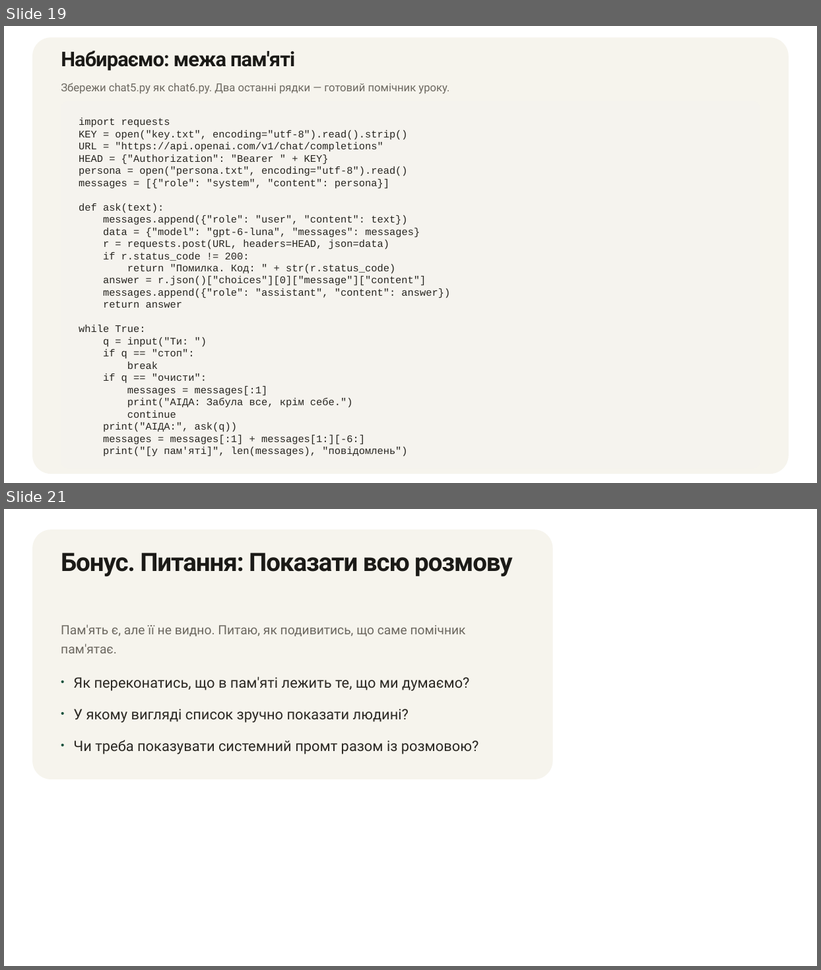
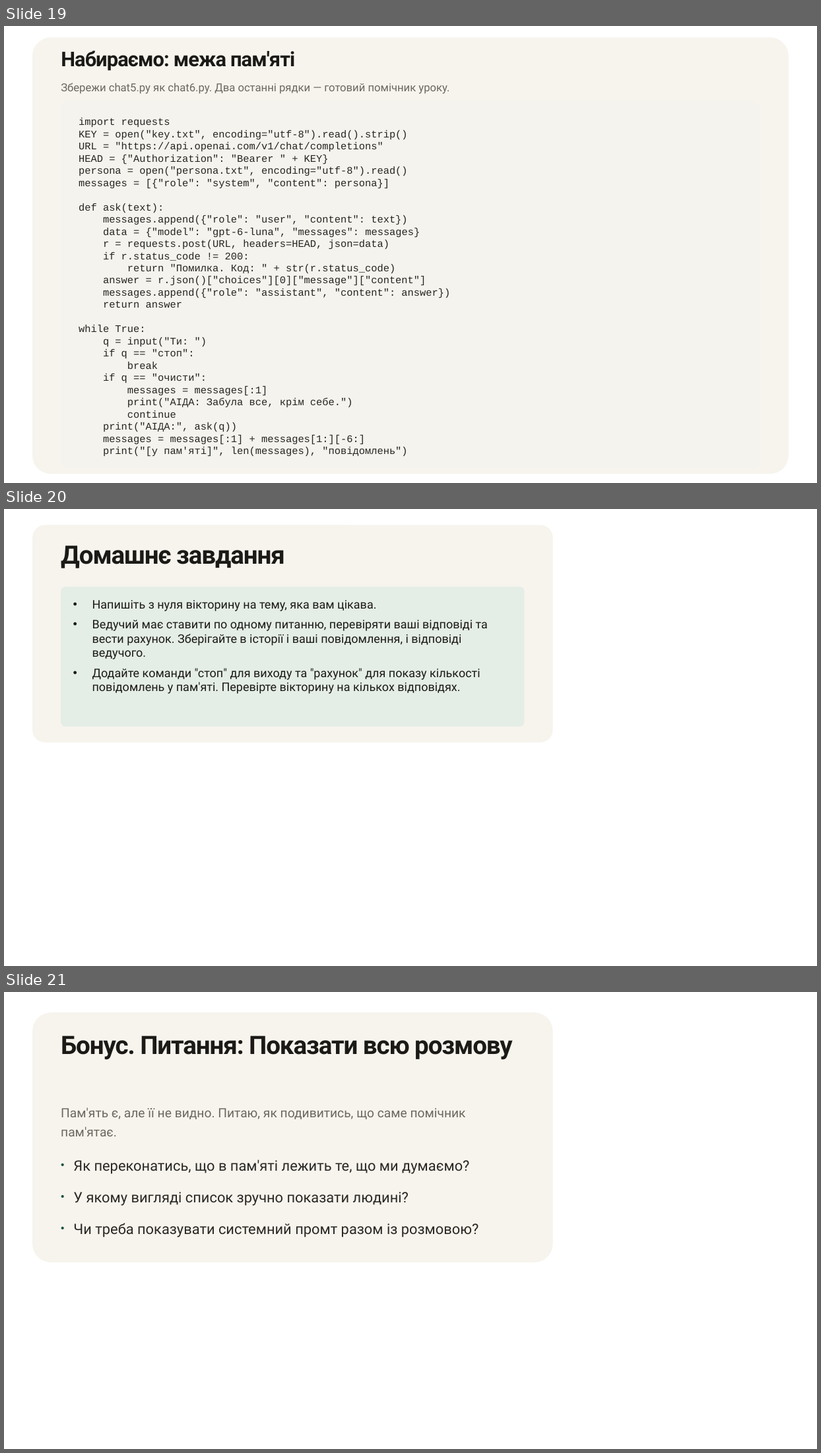
Before and after one commit to dmitriy-shtefan/ai-assistant-2026, a slide deck: заняття_5/Інтеграція_з_ChatGPT_API_Частина_2_розумний_асистент.pptx. Shown one above the other, each under a label of ours: slides 19 and 21 before the commit, slides 19, 20 and 21 after it; the slides between them are not shown. The pictures are 821x970 and 821x1453 pixels, drawn with LibreOffice and Linux fonts; fonts in the diff are those of the drawing; background and template pictures are left out. Boxes give left, top, right and bottom in pixels: in the first picture for what was removed or moved away, otherwise in the second. Text is boxed around its words. In the diff, an @@ line names an element or a change of style, - is before the commit and + after.

```diff
--- a/заняття_5/Інтеграція_з_ChatGPT_API_Частина_2_розумний_асистент.pptx
+++ b/заняття_5/Інтеграція_з_ChatGPT_API_Частина_2_розумний_асистент.pptx
@@ slide 20 added at [4, 509, 817, 966], background picture (left out) @@
@@ rounded rectangle added at [32, 525, 553, 743], fill #F6F4ED @@
@@ text added at [61, 545, 285, 568], 30 pt, text #1B1A17, bold @@
+Домашнє завдання
@@ rounded rectangle added at [61, 586, 524, 726], fill #E4EDE6 @@
@@ text added at [92, 600, 488, 694], 14 pt, text #1B1A17 @@
+• Напишіть з нуля вікторину на тему, яка вам цікава.
+• Ведучий має ставити по одному питанню, перевіряти ваші відповіді та вести рахунок. Зберігайте в історії і ваші повідомлення, і відповіді ведучого.
+• Додайте команди "стоп" для виходу та "рахунок" для показу кількості повідомлень у пам'яті. Перевірте вікторину на кількох відповідях.
```
Also in this commit, not shown: 7 slides changed, 1 slide removed.
